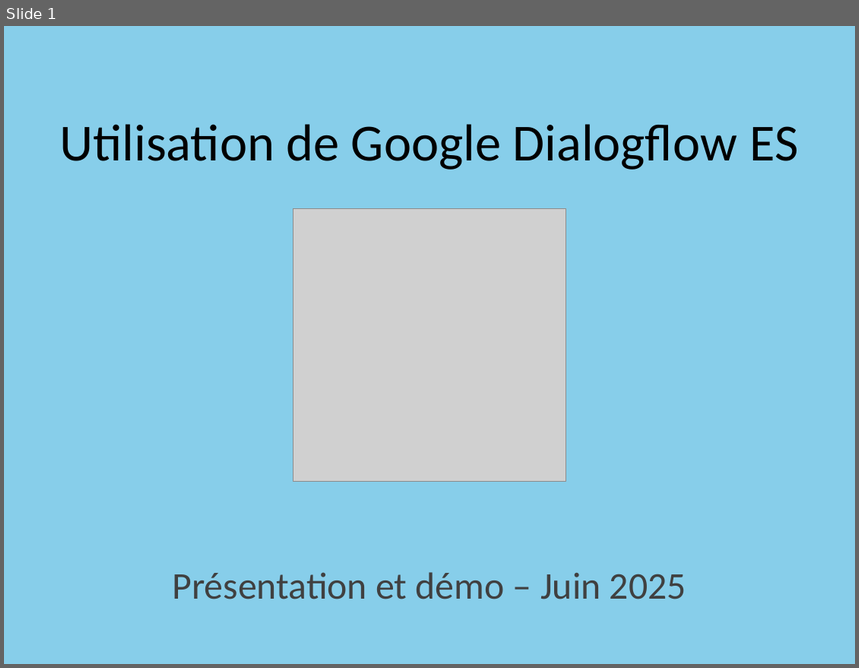
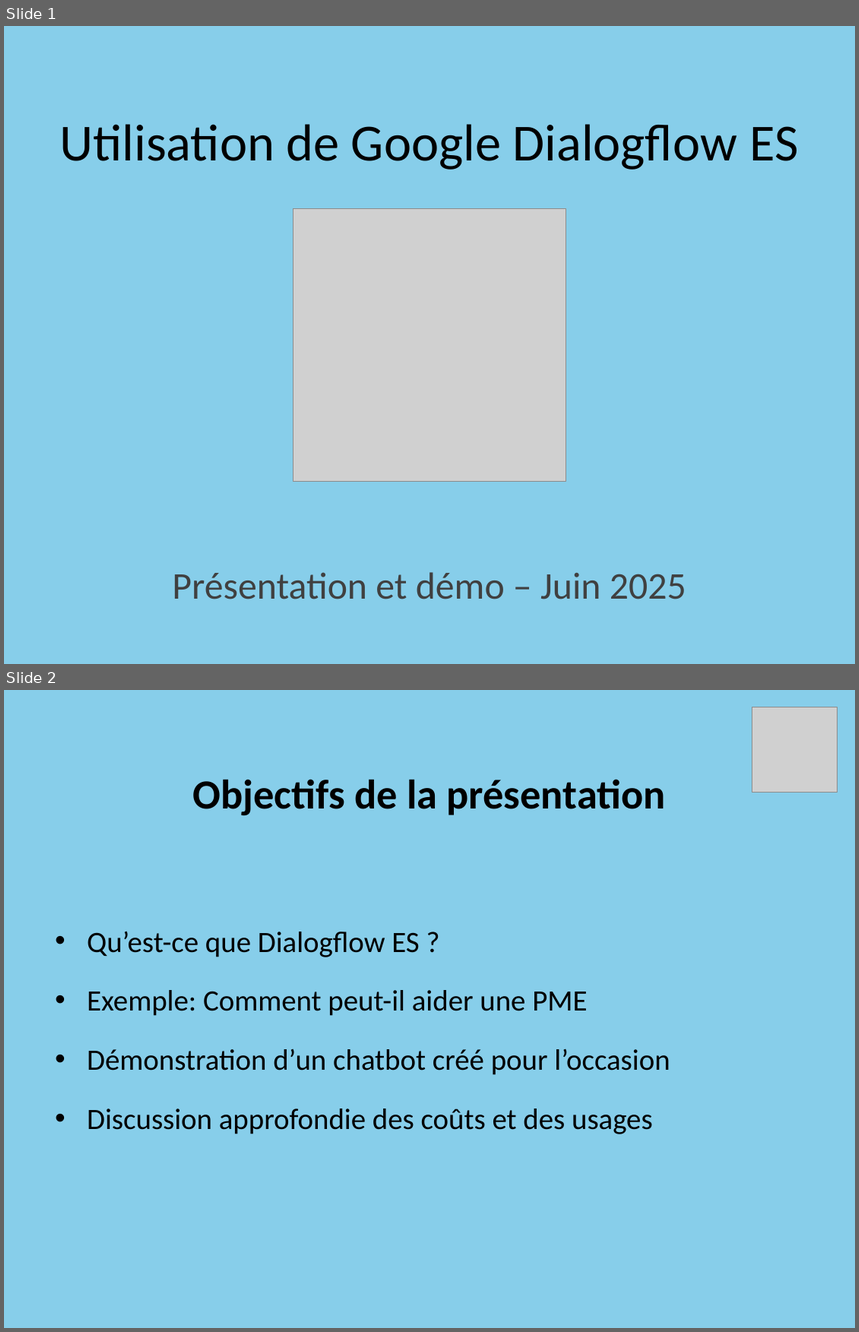
Before and after one commit to Projet-CLD/Google_Dialogflow, a slide deck: Dialogflow_Presentation.pptx. Shown one above the other, each under a label of ours: slide 1 before the commit, slides 1 and 2 after it. The pictures are 859x668 and 859x1332 pixels, drawn with LibreOffice and Linux fonts; fonts in the diff are those of the drawing; grey boxes stand for pictures. Boxes give left, top, right and bottom in pixels: in the first picture for what was removed or moved away, otherwise in the second. Text is boxed around its words. In the diff, an @@ line names an element or a change of style, - is before the commit and + after.

```diff
--- a/Dialogflow_Presentation.pptx
+++ b/Dialogflow_Presentation.pptx
@@ slide 2 added at (x1=4, y1=690, x2=855, y2=1328), background #87CEEA @@
@@ picture added at (x1=752, y1=707, x2=837, y2=792) @@
@@ title added at (x1=192, y1=779, x2=666, y2=816), 35 pt, text #000000, bold @@
+Objectifs de la présentation
@@ text added at (x1=87, y1=932, x2=670, y2=1135), 25 pt, text #000000 @@
+• Qu’est-ce que Dialogflow ES ?
+• Exemple: Comment peut-il aider une PME
+• Démonstration d’un chatbot créé pour l’occasion
+• Discussion approfondie des coûts et des usages
```
Also in this commit, not shown: 7 slides changed, 4 other slides added, 2 slides removed.
